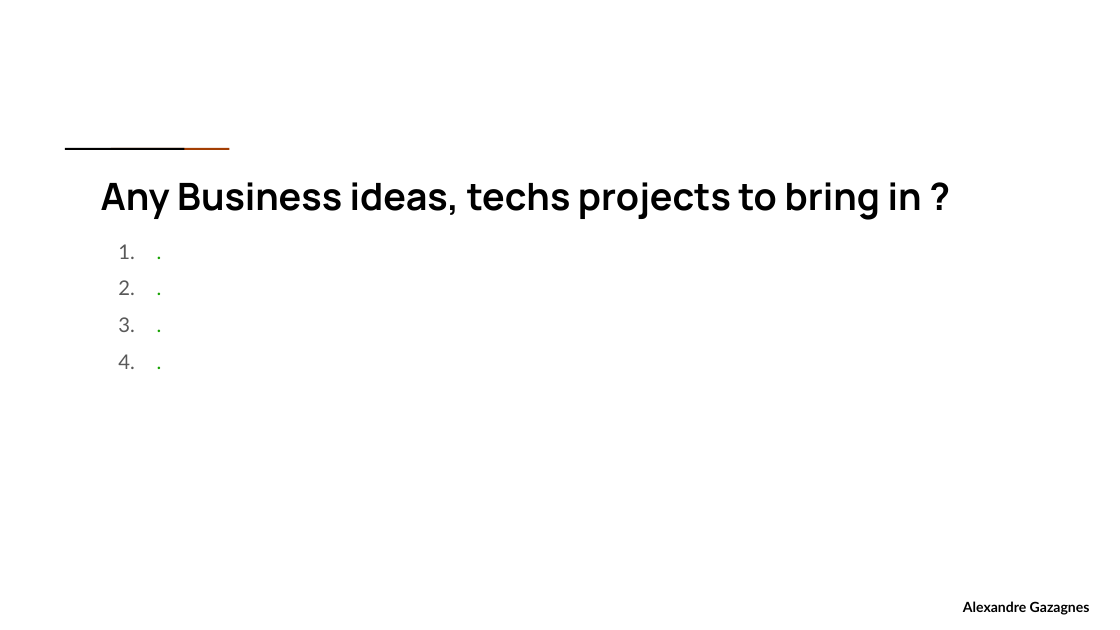
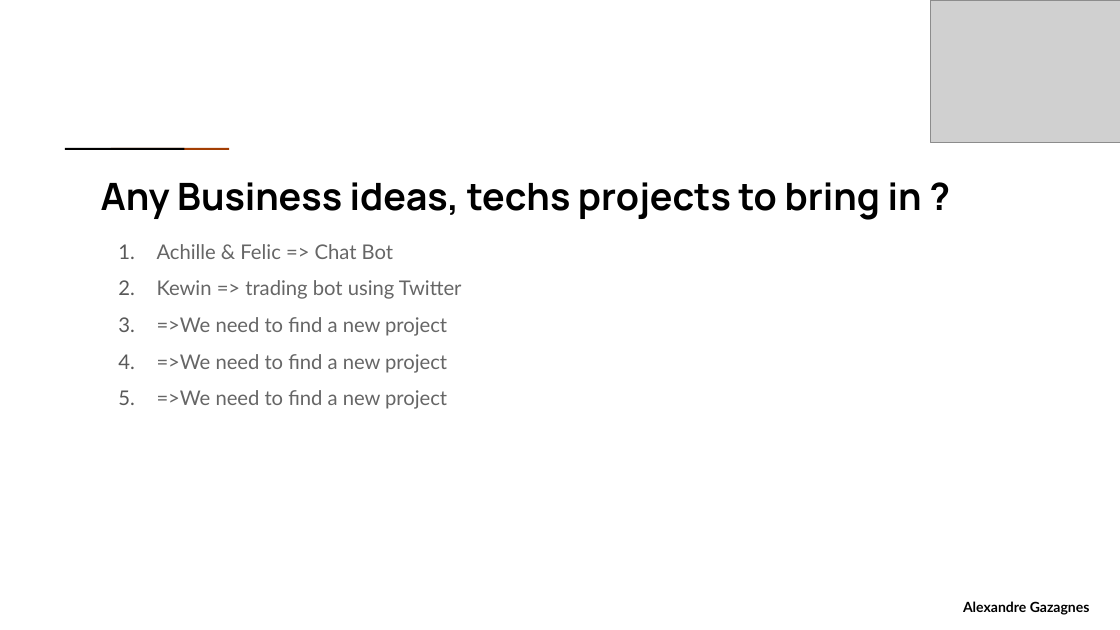
Before and after one commit to AlexandreGazagnes/CentraleSupElec-NLP-Public-Resources, a slide deck: slide 5 of sessions/01-Day/011-Morning/011-01-Presentation.pptx (slide 6 before the commit). Drawn at 1120x630 pixels with LibreOffice and Linux fonts; fonts in the diff are those of the drawing; grey boxes stand for pictures. Boxes give left, top, right and bottom in pixels: in the first picture for what was removed or moved away, otherwise in the second. Text is boxed around its words. In the diff, an @@ line names an element or a change of style, - is before the commit and + after.

```diff
--- a/sessions/01-Day/011-Morning/011-01-Presentation.pptx
+++ b/sessions/01-Day/011-Morning/011-01-Presentation.pptx
@@ picture added at <box>931,0,1120,142</box> @@
@@ text removed at <box>90,224,1032,588</box> @@
-1. .
-2. .
-3. .
-4. .
@@ text added at <box>157,244,462,409</box>, 13 pt, text #666666 @@
+1. Achille & Felic => Chat Bot
+2. Kewin => trading bot using Twitter
+3. =>We need to find a new project
+4. =>We need to find a new project
+5. =>We need to find a new project
```
Also in this commit, not shown: 14 other slides changed, 1 slide added, 2 slides removed, 8 other files.
